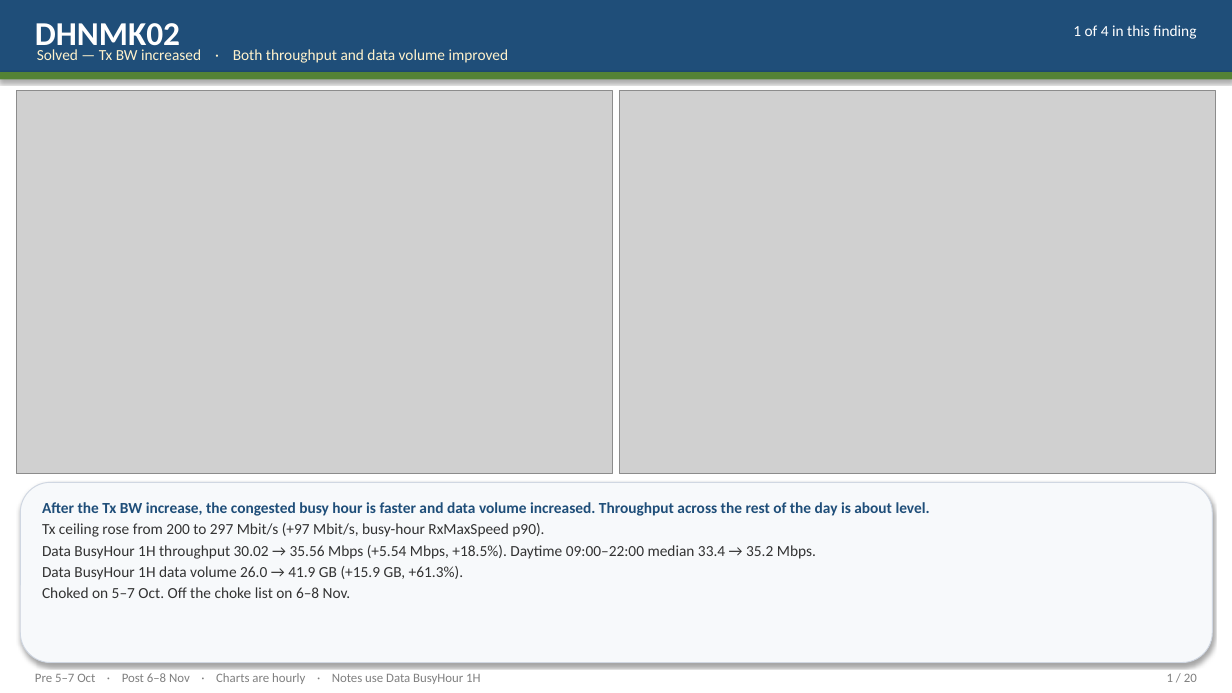
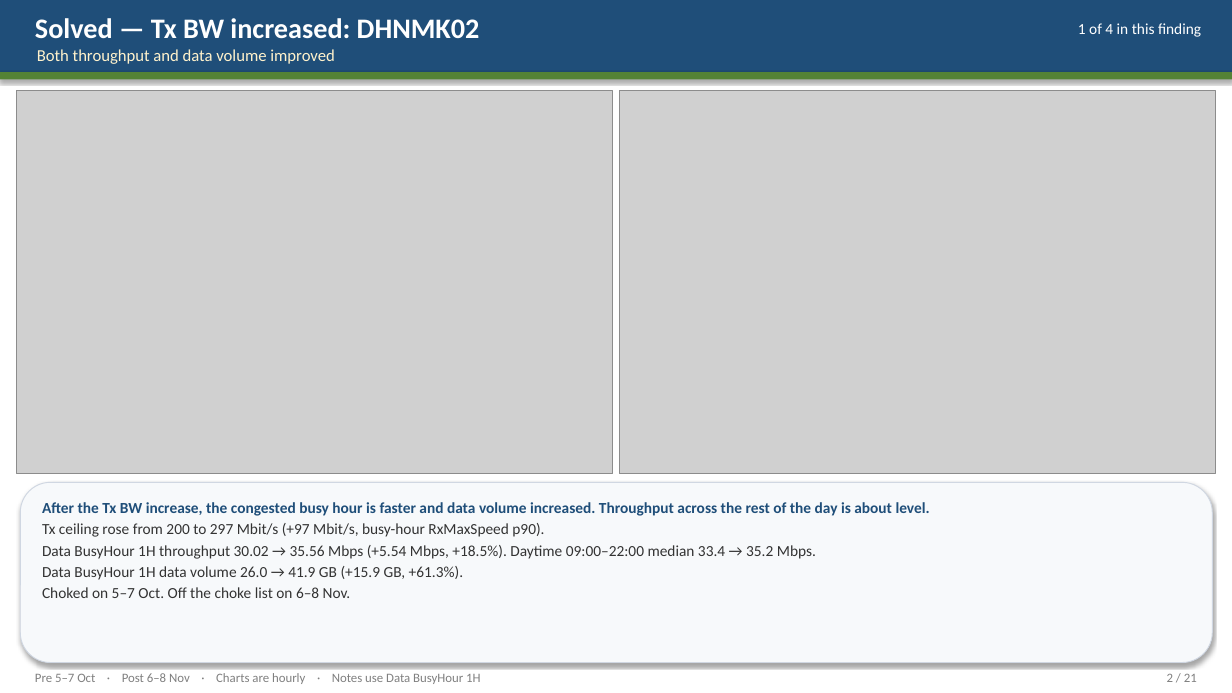
Before and after one commit to miles4482/Transport-Network-KPI-Check, a slide deck: slide 2 of Comparison_v1_Findings_5Oct_vs_6Nov.pptx (slide 1 before the commit). Drawn at 1232x693 pixels with LibreOffice and Linux fonts; fonts in the diff are those of the drawing; grey boxes stand for pictures. Boxes give left, top, right and bottom in pixels: in the first picture for what was removed or moved away, otherwise in the second. Text is boxed around its words. In the diff, an @@ line names an element or a change of style, - is before the commit and + after.

```diff
--- a/Comparison_v1_Findings_5Oct_vs_6Nov.pptx
+++ b/Comparison_v1_Findings_5Oct_vs_6Nov.pptx
@@ text at (35, 18, 480, 38): text changed; size 26 to 22 pt @@
-DHNMK02
+Solved — Tx BW increased: DHNMK02
@@ text "1 of 4 in this ...": place and size @@
-text "1 of 4 in this ..." at (1073, 25, 1196, 39)
+text "1 of 4 in this ..." at (1078, 23, 1201, 37)
@@ text at (37, 49, 334, 64): text changed; size 12 to 13 pt @@
-Solved — Tx BW increased · Both throughput and data volume improved
+Both throughput and data volume improved
@@ text at (1167, 674, 1197, 682): text changed @@
-1 / 20
+2 / 21
```
Also in this commit, not shown: 19 other slides changed, 1 slide added, 1 other file.
